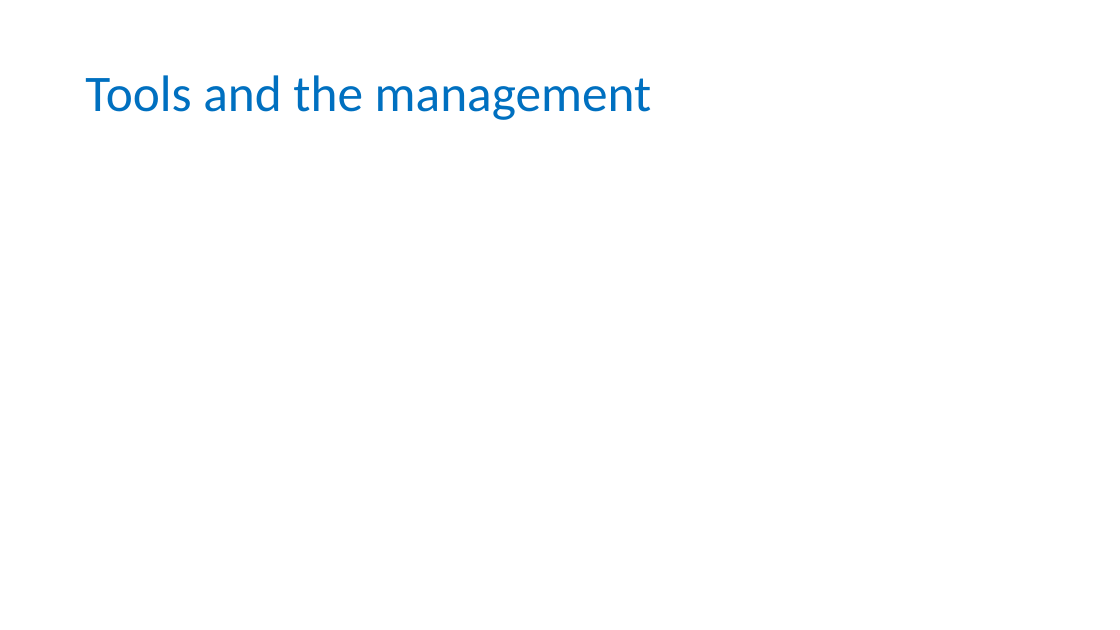
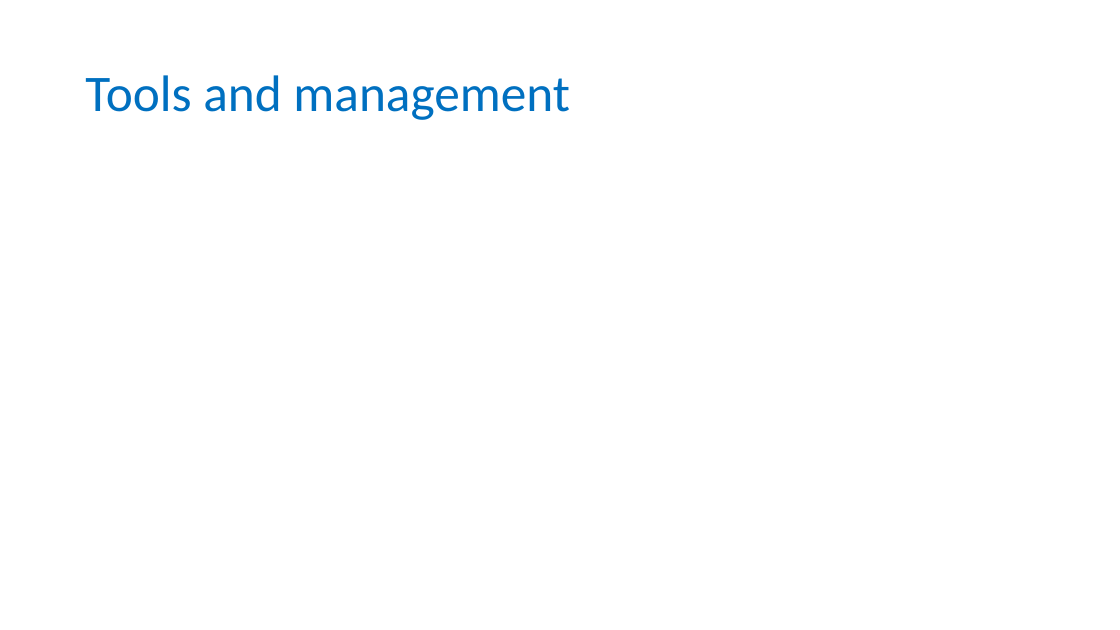
Before and after one commit to carpentries-incubator/fair-for-leaders, a slide deck: slide 11 of instructors/03-Tools_for_overlords.pptx. Drawn at 1120x630 pixels with LibreOffice and Linux fonts; fonts in the diff are those of the drawing; background and template pictures are left out. Boxes give left, top, right and bottom in pixels: in the first picture for what was removed or moved away, otherwise in the second. Text is boxed around its words. In the diff, an @@ line names an element or a change of style, - is before the commit and + after.

```diff
--- a/instructors/03-Tools_for_overlords.pptx
+++ b/instructors/03-Tools_for_overlords.pptx
@@ title at (85, 75, 569, 120): text changed @@
-Tools and the management
+Tools and management
```
Also in this commit, not shown: 2 other slides changed, 1 slide added, 4 other files.
